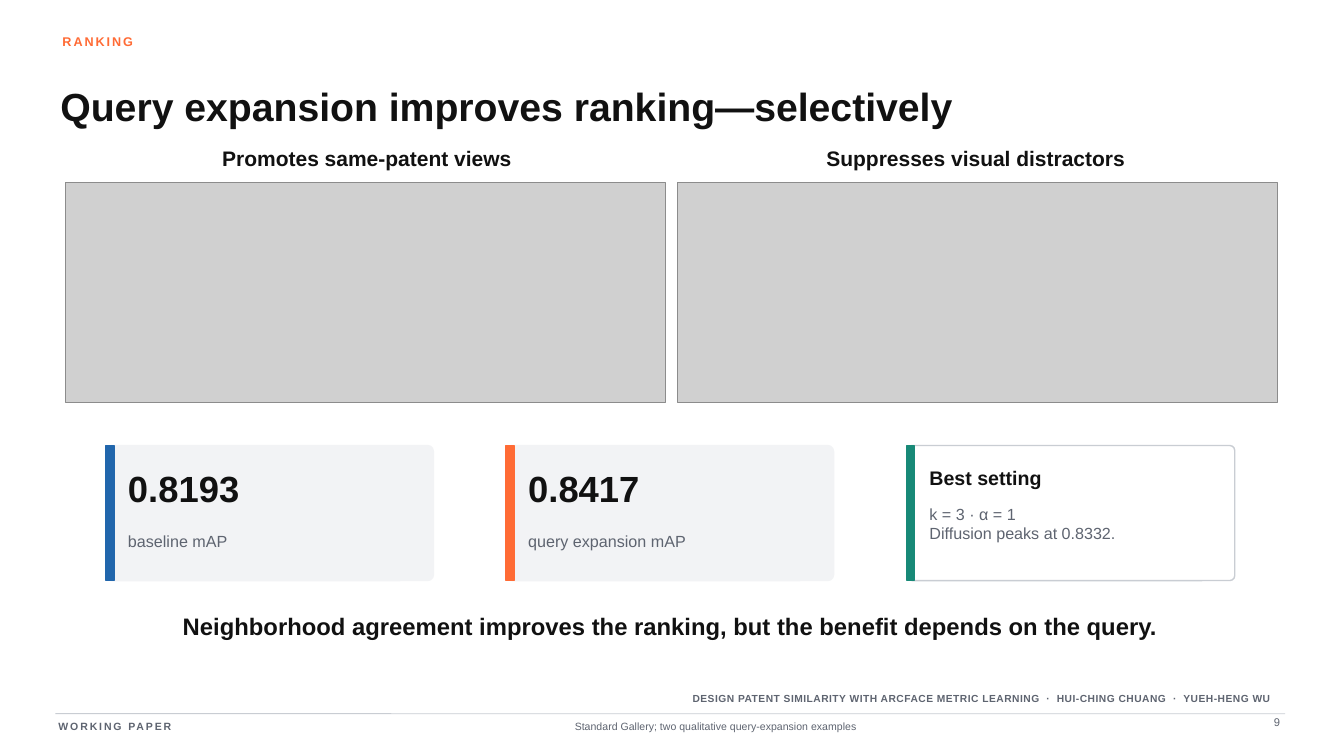
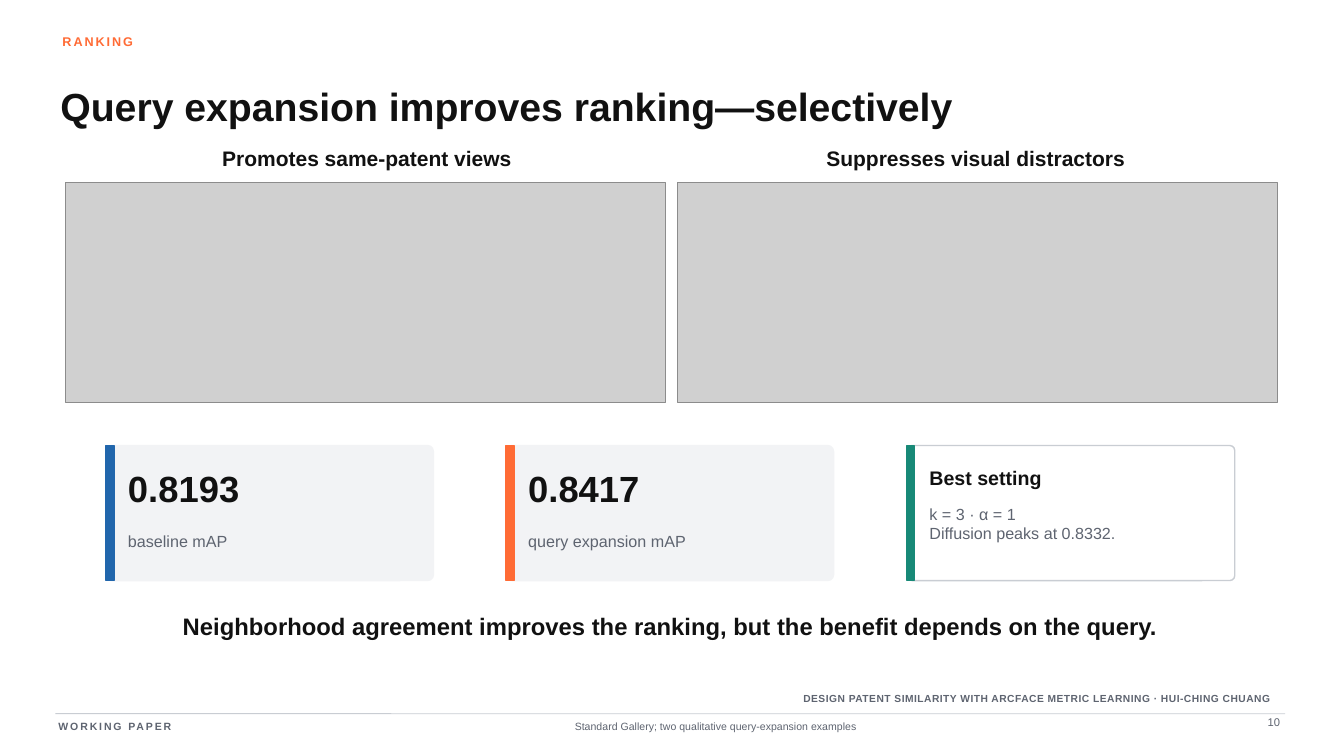
Before and after one commit to hcchuang/hcchuang.github.io, a slide deck: slide 10 of files/DesignPatent_15min_Slides.pptx (slide 9 before the commit). Drawn at 1344x756 pixels with LibreOffice and Linux fonts; fonts in the diff are those of the drawing; grey boxes stand for pictures. Boxes give left, top, right and bottom in pixels: in the first picture for what was removed or moved away, otherwise in the second. Text is boxed around its words. In the diff, an @@ line names an element or a change of style, - is before the commit and + after.

Commit message:
Standardize Design Patent byline and add Figure 3

```diff
--- a/files/DesignPatent_15min_Slides.pptx
+++ b/files/DesignPatent_15min_Slides.pptx
@@ text at box(803, 695, 1270, 702): text changed @@
-DESIGN PATENT SIMILARITY WITH ARCFACE METRIC LEARNING · HUI-CHING CHUANG · YUEH-HENG WU
+DESIGN PATENT SIMILARITY WITH ARCFACE METRIC LEARNING · HUI-CHING CHUANG
@@ page number at box(1268, 718, 1280, 726): text changed @@
-9
+10
```
Also in this commit, not shown: 8 other slides changed, 1 slide added, 1 other file.
